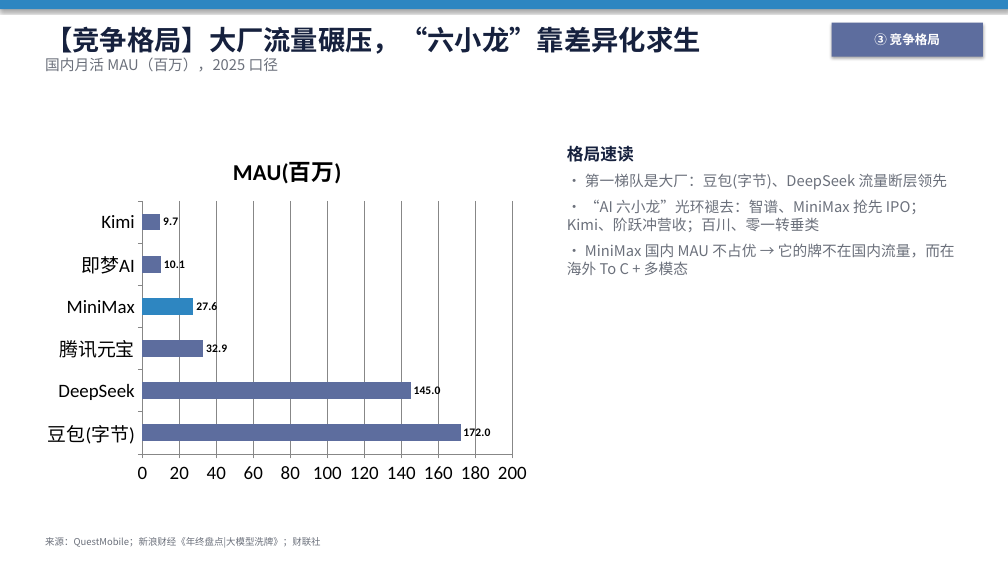
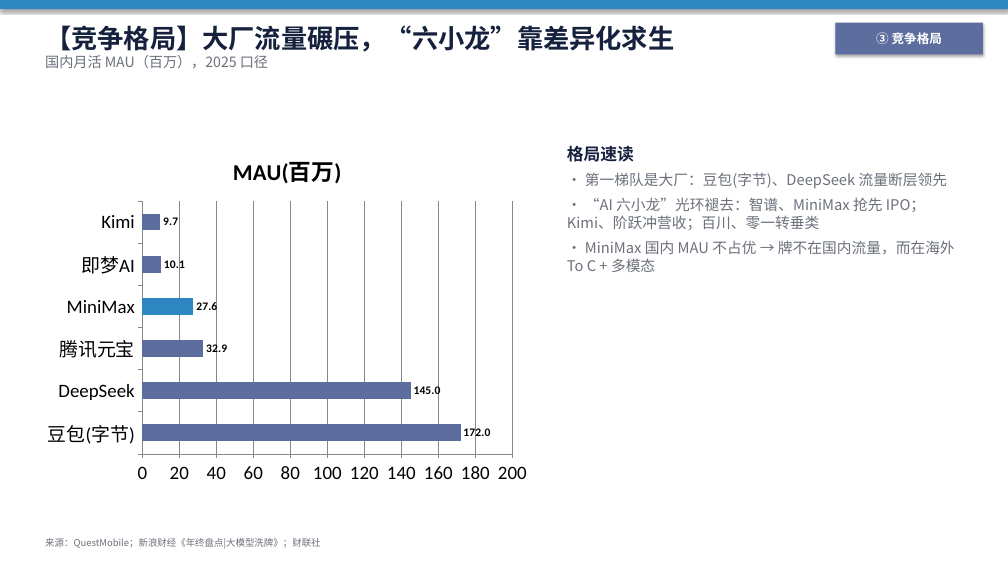
Before and after one commit to Kingpeile/King, a slide deck: slide 10 of MiniMax_前瞻_DCF_竞争格局.pptx. Drawn at 1008x567 pixels with LibreOffice and Linux fonts; fonts in the diff are those of the drawing. Boxes give left, top, right and bottom in pixels: in the first picture for what was removed or moved away, otherwise in the second. Text is boxed around its words. In the diff, an @@ line names an element or a change of style, - is before the commit and + after.

```diff
--- a/MiniMax_前瞻_DCF_竞争格局.pptx
+++ b/MiniMax_前瞻_DCF_竞争格局.pptx
@@ text "【竞争格局】大厂流量碾压，“六小龙”靠差异化求生" at (45,25,674,69): size 26 to 25 pt in "【竞争格局】大厂流量碾压，“六小龙”靠差异化求生"; size 14 to 13.5 pt in "国内月活 MAU（百万），2025 口径" @@
@@ rectangle "③ 竞争格局": place and size @@
-rectangle "③ 竞争格局" at (832,23,983,57)
+rectangle "③ 竞争格局" at (836,23,983,54)
@@ text at (567,146,947,230): less space between paragraphs @@
@@ text at (567,240,955,272): text changed @@
-• MiniMax 国内 MAU 不占优 → 它的牌不在国内流量，而在海外 To C + 多模态
+• MiniMax 国内 MAU 不占优 → 牌不在国内流量，而在海外 To C + 多模态
```
Also in this commit, not shown: 15 other slides changed, 2 slides added, 1 other file.
